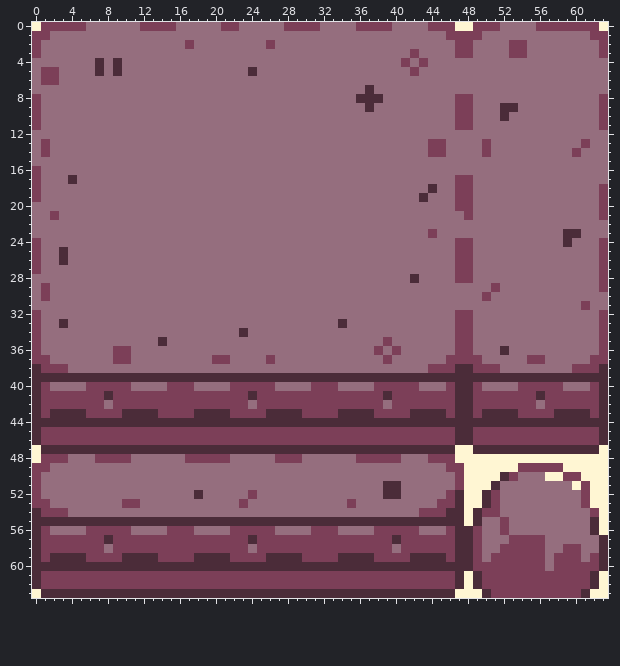
One commit to this pixel-art file: Aseprite/WallTiles.aseprite. Above is the file before it was changed.
64x64 pixels, 1 frame.
And afterwards:
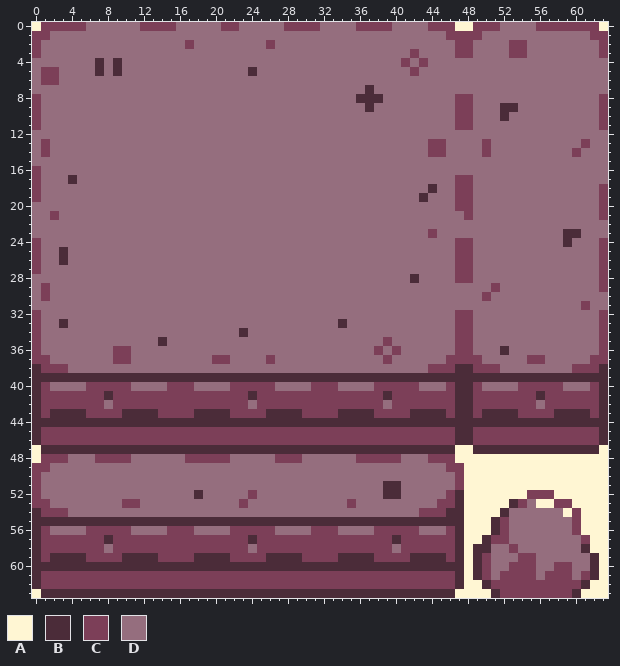
Palette (. is transparent): A #fff6d3  B #4b2c39  C #7c3f58  D #956e7e
The edit:
Layer "Layer 1":
The edit turns colour B into colour A in row 50 at x 52; in row 51 at x 51; in rows 52 to 53 at x 50; in row 54 at x 49; in row 55 at x 49 and 62; in row 56 at x 48 and 62.
The edit turns colour B into colour A in rows 57 to 60 at x 48 and 63; in row 62 at x 49 and 62; in row 63 at x 50 and 61.
The edit turns colour C into colour A in row 49 at x 54 to 58; in row 50 at x 53 and 59 to 60; in row 51 at x 61; in rows 52 to 53 at x 51 and 61; in row 54 at x 50 to 51 and 62; in rows 56 to 57 at x 49.
The edit turns colour D into colour A in row 50 at x 54 to 56; in row 51 at x 52 to 59; in row 52 at x 52 to 54 and 58 to 60; in row 53 at x 52, 56 to 57 and 60; in row 54 at x 59 and 61; in rows 55 to 56 at x 50 and 61.
The edit turns colour D into colour A in rows 57 to 58 at x 62.
The edit turns colour C into colour B in row 58 at x 49; in rows 59 to 60 at x 49 and 62; in row 62 at x 50 and 61; in row 63 at x 51 and 60.
The edit turns colour D into colour B in row 53 at x 53; in row 54 at x 52; in rows 55 to 56 at x 51; in row 57 at x 50; in row 58 at x 50 and 61.
The edit turns colour D into colour C in row 52 at x 55 to 57; in row 53 at x 54 and 58 to 59; in rows 54 to 56 at x 60; in row 57 at x 51 to 52 and 61; in row 59 at x 50.
The edit turns colour C into colour D in row 57 at x 53 to 56; in row 58 at x 52, 54 to 56 and 59 to 60; in row 59 at x 51 to 53, 56 and 58 to 60; in row 60 at x 51 to 52, 56 and 60 to 61; in row 61 at x 51, 56 and 60.
Changed places in both pictures, as pixel boxes (x1, y1, x2, y2):
changed: (464, 463, 608, 598)
